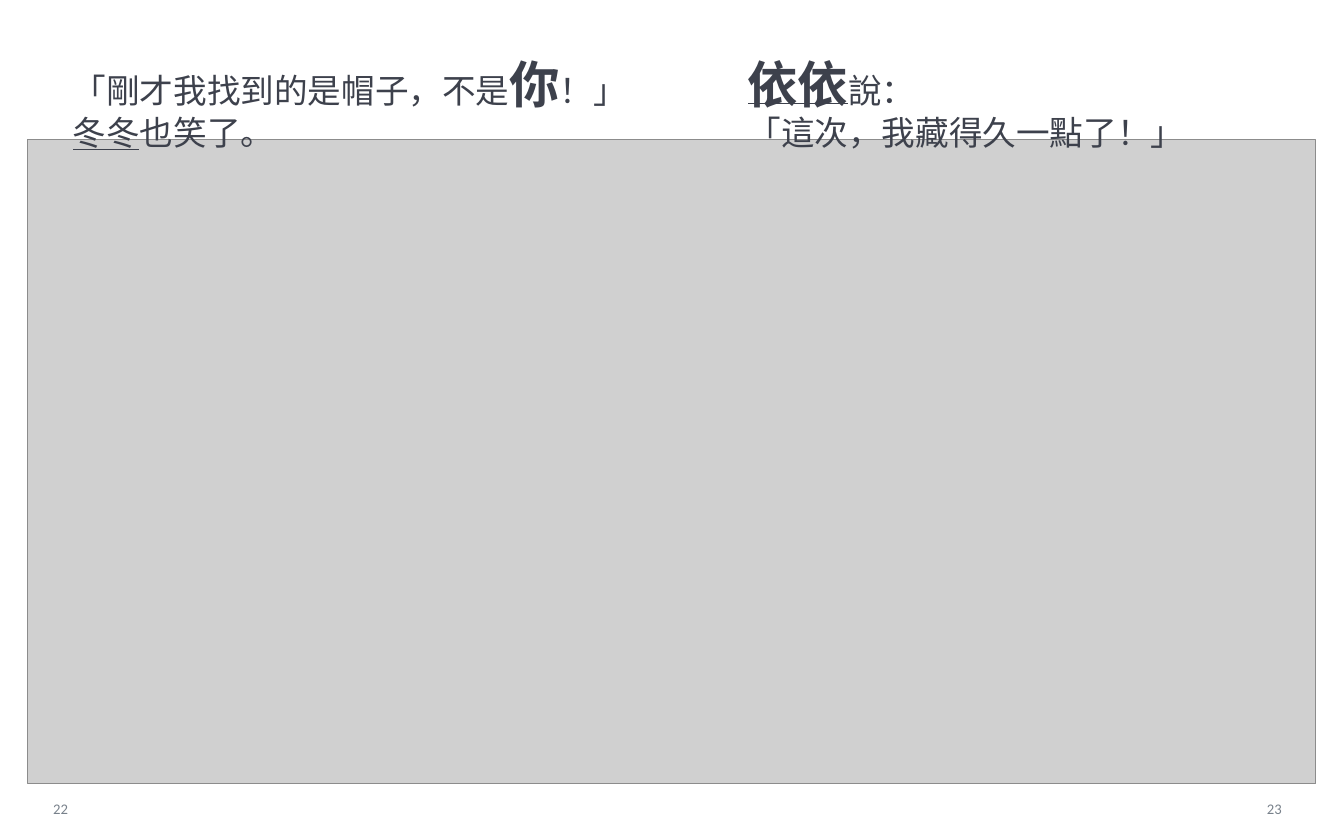
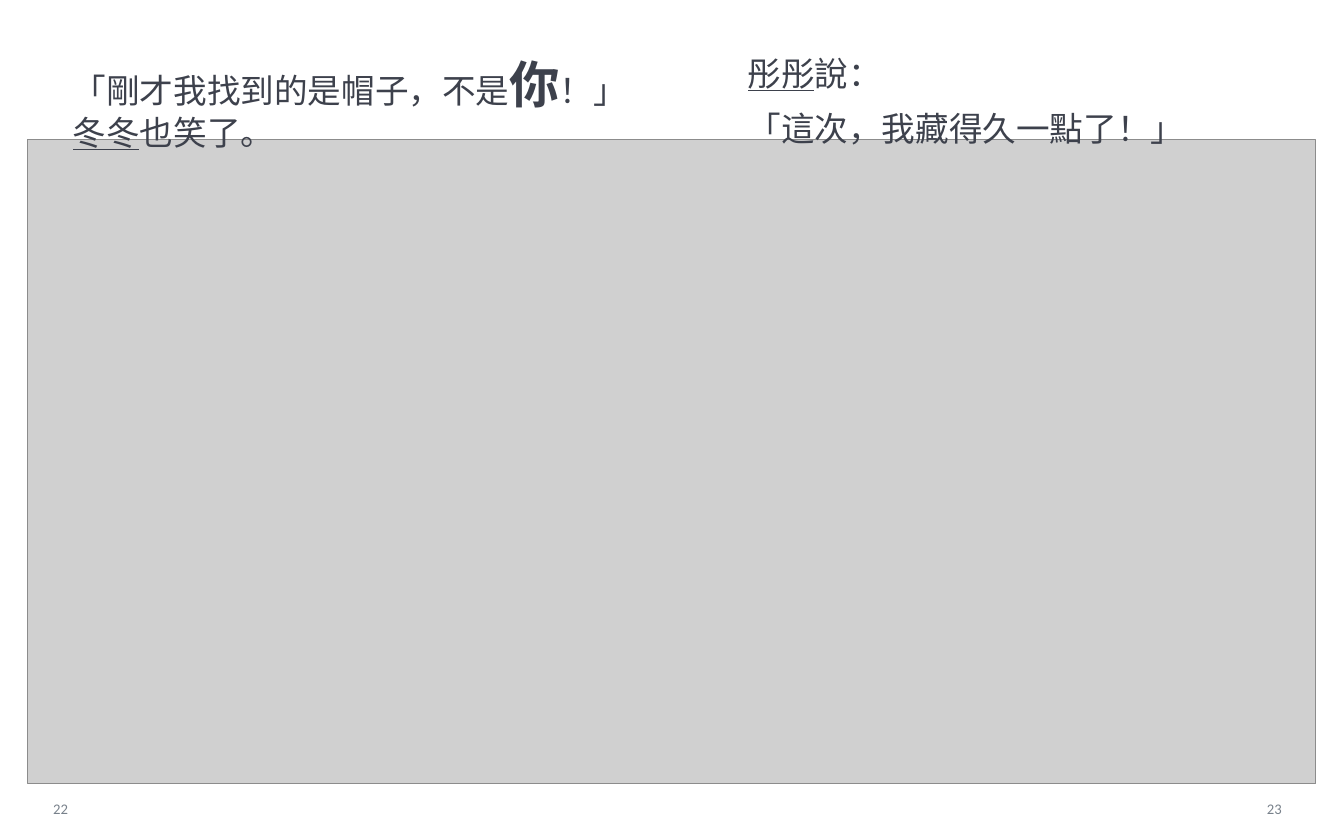
Before and after one commit to angusQAQ/audio-book, a slide deck: slide 13 of books/this-time-you-cant-find-me/exports/這次，你找不到我！_可編輯排版.pptx. Drawn at 1344x840 pixels with LibreOffice and Linux fonts; fonts in the diff are those of the drawing; grey boxes stand for pictures. Boxes give left, top, right and bottom in pixels: in the first picture for what was removed or moved away, otherwise in the second. Text is boxed around its words. In the diff, an @@ line names an element or a change of style, - is before the commit and + after.

```diff
--- a/books/this-time-you-cant-find-me/exports/這次，你找不到我！_可編輯排版.pptx
+++ b/books/this-time-you-cant-find-me/exports/這次，你找不到我！_可編輯排版.pptx
@@ text at bbox=[748, 58, 882, 91]: text changed; size 36 to 24 pt; bold off @@
-依依說：
+彤彤說：
@@ text "「這次，我藏得久一點了！」" rewrapped from bbox=[748, 116, 1185, 149] to bbox=[748, 112, 1185, 150] @@
@@ line moved from (748, 104) - (848, 104) to (748, 91) - (815, 91) @@
```
Also in this commit, not shown: 11 other slides changed, 56 other files.
